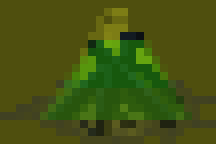
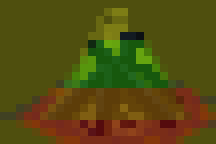
Two versions of the same layered image (216×144). Layer-by-layer changes:
painted on "Collider" over [16, 88, 216, 144]
